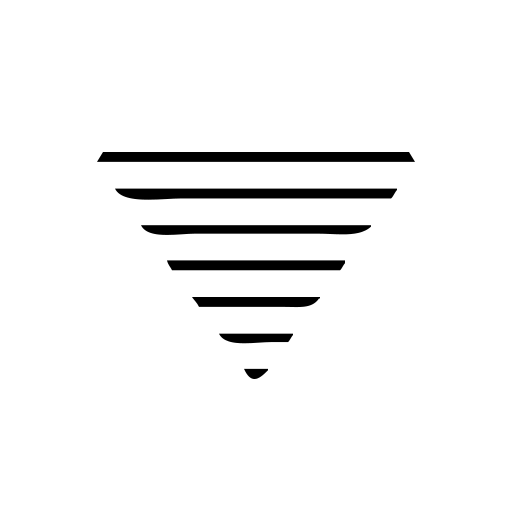
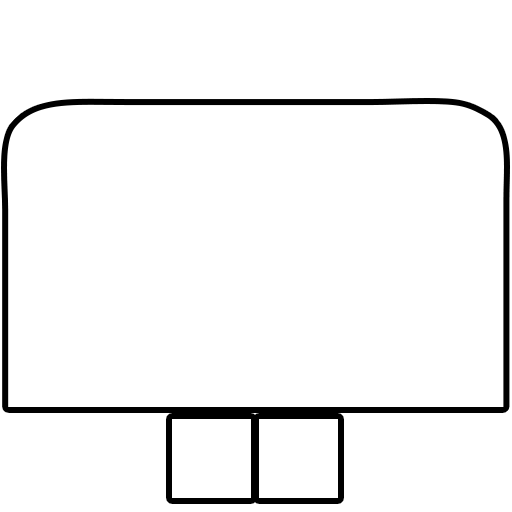
Layered file, before and after one edit (512×512). Changes by layer:
hid "Intel" over left=97, top=152, right=415, bottom=379
showed group "Structure" (1st of 2) (7 layers) over left=7, top=98, right=504, bottom=498
painted on "Structure" (2nd of 2, in "Structure") over left=7, top=98, right=504, bottom=413
showed "T2" (1st of 7, in "Structure" › "Tiers"), painted on it over left=172, top=417, right=338, bottom=498
